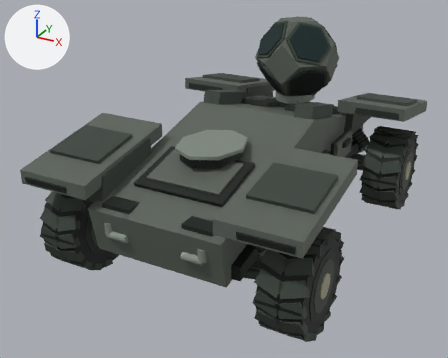
The glTF model assets/xb12/derived/meshopt/xb12_d0_lod1.meshopt.glb, before and after one commit.
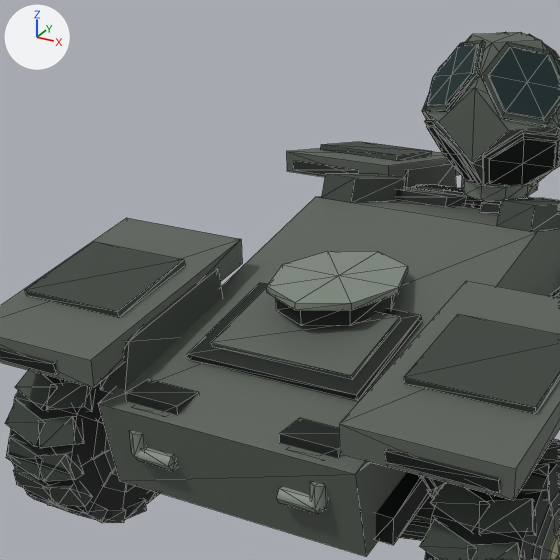
Each version is shown whole from a 50 mm camera at (2.87, -5.93, 3.54) aimed at (-0.21, -0.33, 0.74), then close up on the part from 8% to 73% of the width and 0% to 81% of the height. Every picture has the same lights, and +X, +Y and +Z are marked at upper left. The first two pictures are the older version. The close-ups show mesh edges as thin lines. Where no turn or scale is listed for an object, it has been applied to the vertices. Vertices at exactly the same position are counted once.

In view in the first close-up: 'SENSOR_HEX_SPHERE', 'SENSOR_INSTRUMENTS', 'SUSP_ARM_FR', 'WHEEL_FL', 'WHEEL_FR', 'XB12_HULL' and 1 more.
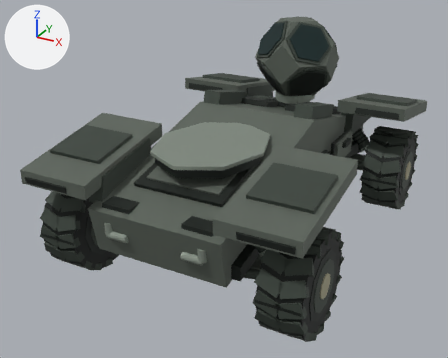
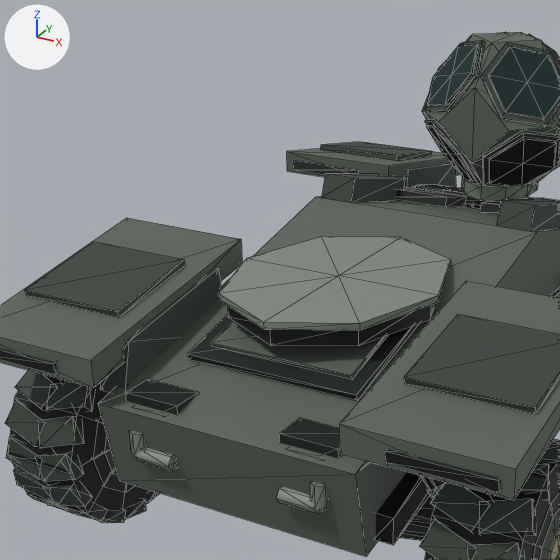
The change, as a list of edits to the scene's bpy script:
```text
Change me_mesh_0:
    where me_mesh_0.from_pydata(...)  # 703 vertices, 1132 faces; spans x -1.44..1.44, y -2.12..2.1, z 0.52..1.61
    used by ob_xb12_hull; location = (0.0, 0.0, 0.0)
    me_mesh_0 part 1: 32 of 703 vertices moved; they spanned x -0.34..0.34, y -1.38..-0.52, z 1.27..1.41 and now span x -0.56..0.56, y -1.65..-0.25, z 1.27..1.41; mean shift (0.0, 0.0, 0.0); largest move (0.0, -1.38, 1.41) -> (0.0, -1.65, 1.41)
```

Pixel boxes (x1, y1, x2, y2) of what changed, in the close-ups (560 x 560 px; the box of a moved part takes in the faces that stretch with it):
part 1 of me_mesh_0, moved or reshaped: before (267, 251, 408, 326); after (218, 237, 451, 346)
